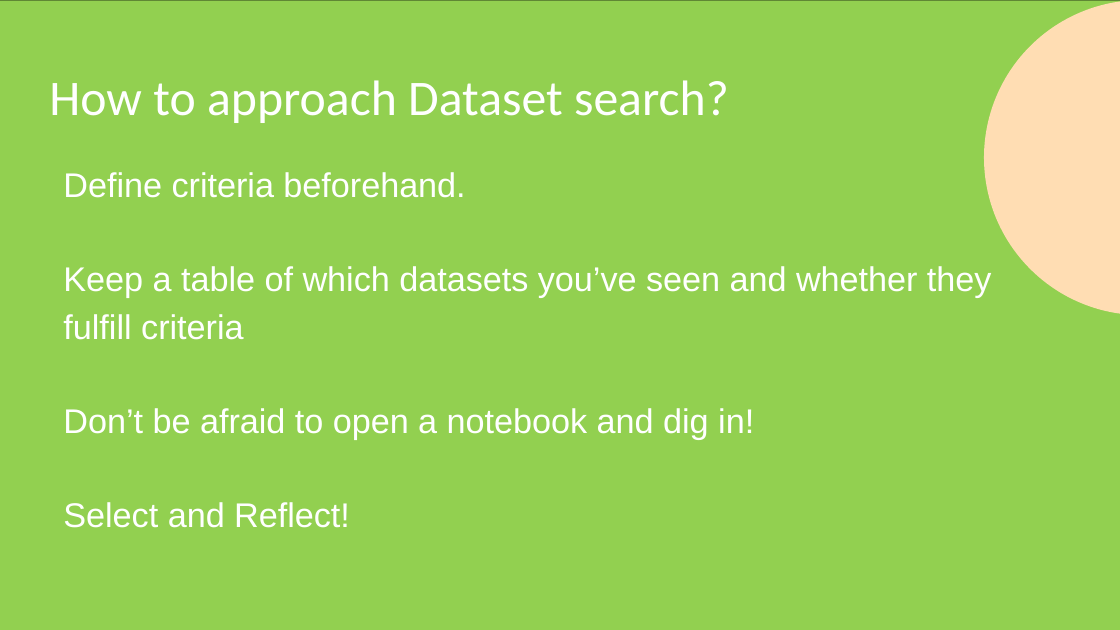
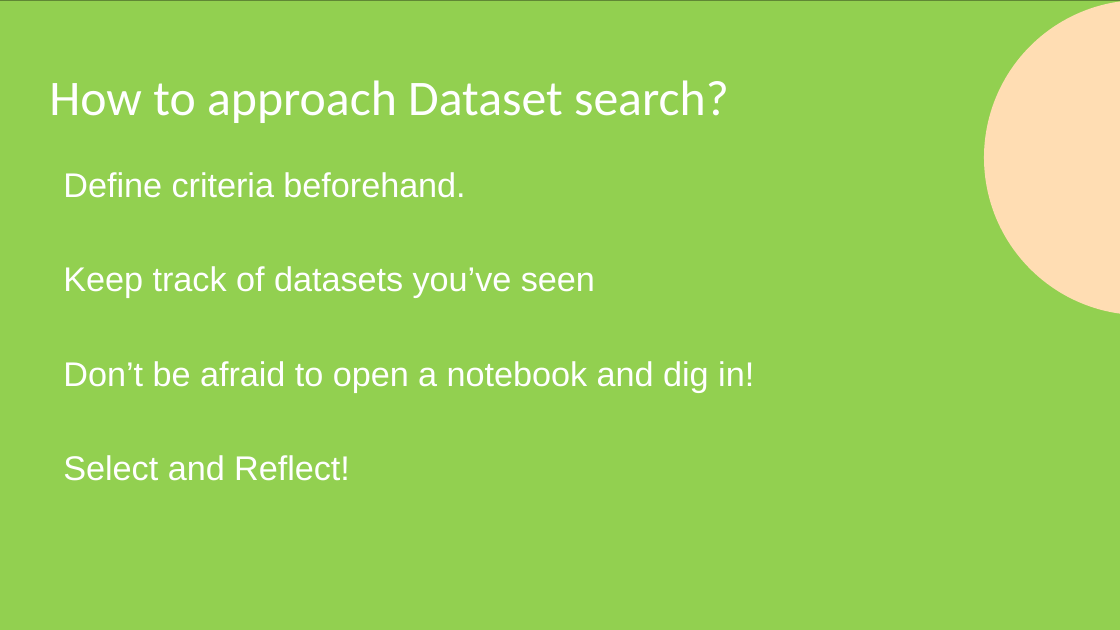
Before and after one commit to frank-trollmann/machine-learning_example-project, a slide deck: slide 10 of documentation/Session 1.pptx (slide 9 before the commit). Drawn at 1120x630 pixels with LibreOffice and Linux fonts; fonts in the diff are those of the drawing. Boxes give left, top, right and bottom in pixels: in the first picture for what was removed or moved away, otherwise in the second. Text is boxed around its words. In the diff, an @@ line names an element or a change of style, - is before the commit and + after.

```diff
--- a/documentation/Session 1.pptx
+++ b/documentation/Session 1.pptx
@@ text at (63,266,595,298): text changed @@
-Keep a table of which datasets you’ve seen and whether they
-fulfill criteria
+Keep track of datasets you’ve seen
```
Also in this commit, not shown: 14 other slides changed, 1 slide added, 1 other file.
